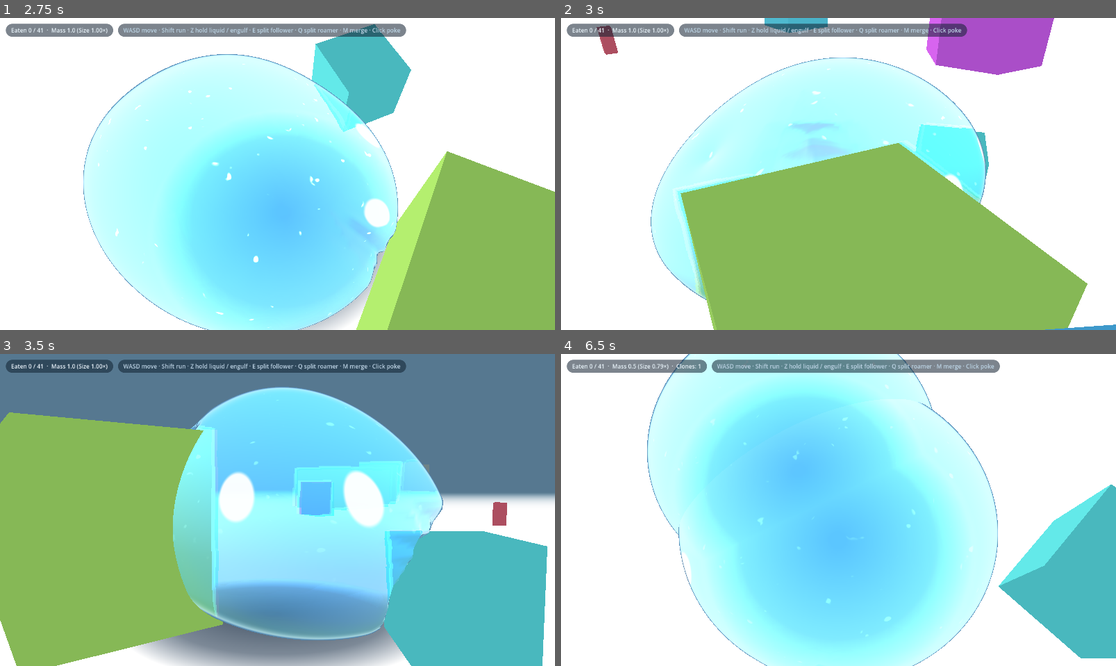
Above: before the commit, frames 1-4 (two rows, left to right).
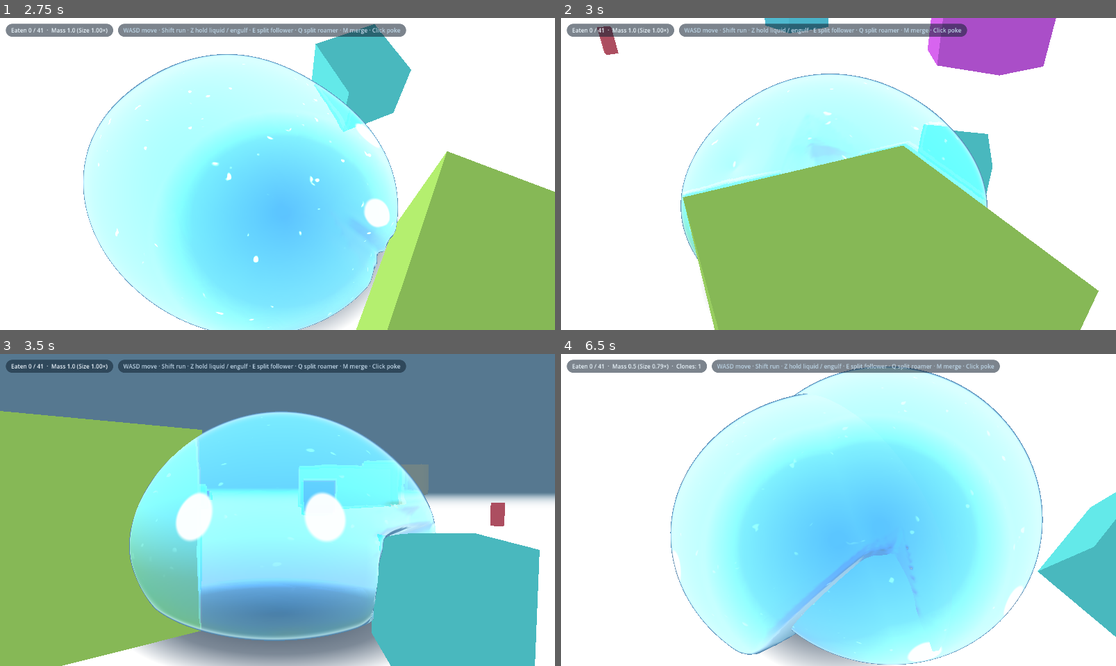
Above: after the commit, the same moments.

Repository: EN-rain/how-to-live-as-a-slime
Game: Godot game, scene res://scenes/main.tscn
The game is run twice, just before and just after one commit, with the same random seed, the same clock (stepped at 60 frames per second) and the same inputs.
Inputs (mouse positions are in pixels of both pictures, inside the frame that each line leads up to):
- Up to frame 1 (2.75 s): tap Enter (ui_accept) at 0.5, 0.77, 1.07 s; move the mouse to (399, 158) at 0.52 s; hold D (move_right) 0.53-1.25 s; hold M (merge_clones) 0.53-1.25 s; click (399, 158) at 0.67 s; drag from (166, 189) to (249, 236) at 1.27 s; move the mouse to (333, 105) at 2.02 s; hold D (move_right) from 2.03 s (still down); hold Shift (run) from 2.03 s (still down)
- Up to frame 2 (3 s): release D (move_right) at 2.75 s; release Shift (run) at 2.75 s; drag from (810, 236) to (672, 127) at 2.77 s
- Up to frame 3 (3.5 s): no input
- Up to frame 4 (6.5 s): move the mouse to (1005, 556) at 3.52 s; hold A (move_left) 3.53-4.25 s; hold E (split_follow) 3.53-4.25 s; tap Enter (ui_accept) at 3.77, 4.07, 5 s; drag from (672, 463) to (755, 432) at 4.27 s; move the mouse to (866, 510) at 5.02 s; hold S (move_back) 5.03-5.75 s; hold Mouse wheel up (zoom_in) 5.03-5.75 s; click (866, 510) at 5.17 s; drag from (755, 432) to (727, 525) at 5.77 s

Frame 1 is identical in both runs. In frame 2, 8.4% of the frame differs, in the area x 6-100%, y 0-100%; in frame 3, 18%; in frame 4, 38%, in the area x 15-100%, y 0-100%.

Commit message:
fix(physics): resolve narrow corridor sticking, phantom collisions, and low clearance passage

Diff:
--- a/scripts/props.gd
+++ b/scripts/props.gd
@@ -71,6 +71,7 @@
 	var eater: Slime = null
 	var last_presser: Slime = null
 	var base_scale := Vector3.ONE
+	var is_static := false
 	var total_mass := 0.0
 	var absorbed_mass := 0.0
 
@@ -262,6 +263,7 @@
 		mi.position = gate_pos + Vector3(side * 0.85, floor_y + 1.6, 0.0)
 		_prop_root.add_child(mi)
 		p.mesh = mi
+		p.is_static = true
 		p.base_scale = mi.scale
 		props.append(p)
 
@@ -270,6 +272,7 @@
 	var roof_box := BoxMesh.new()
 	roof_box.size = Vector3(3.2, 0.6, 2.4)
 	var roof_prop := PropData.new()
+	roof_prop.is_static = true
 	roof_prop.radius = 2.8
 	roof_prop.fp = 2.8
 	roof_prop.shape = SHAPE_BOX
@@ -288,6 +291,7 @@
 		var leg_box := BoxMesh.new()
 		leg_box.size = Vector3(0.5, 0.75, 2.4)
 		var leg_p := PropData.new()
+		leg_p.is_static = true
 		leg_p.radius = 1.8
 		leg_p.fp = 1.8
 		leg_p.shape = SHAPE_BOX
@@ -383,6 +387,8 @@
 	var S := s.slime_scale
 	var highest_top := floor_y
 	var found_prop = null
+	var slime_bottom := sp.y - (s.height_per_scale * S)
+	var slime_top := slime_bottom + (2.0 * s.height_per_scale * S) * lerpf(1.0, s.liquid_height_ratio, s.liquid_amt)
 
 	for p in props:
 		if p.state != STATE_IDLE:
@@ -392,6 +398,11 @@
 		var dx := sp.x - m.position.x
 		var dz := sp.z - m.position.z
 		var top_y := m.position.y + he.y
+		var bottom_y := m.position.y - he.y
+
+		# If prop is elevated above the floor (roof/ceiling/bridge) and slime is under it, ignore
+		if bottom_y > floor_y + 0.15 and slime_top <= bottom_y + 0.2:
+			continue
 
 		# Check if slime is horizontally within the prop's top footprint
 		var in_footprint := false
@@ -400,16 +411,15 @@
 			var sn := sin(m.rotation.y)
 			var lx := absf(dx * c + dz * sn)
 			var lz := absf(-dx * sn + dz * c)
-			in_footprint = (lx <= he.x * 1.15 and lz <= he.z * 1.15)
+			in_footprint = (lx <= he.x * 1.05 and lz <= he.z * 1.05)
 		else:
 			var d := Vector2(dx, dz).length()
 			var sup := _poly_support(p, dx / maxf(d, 1e-4), dz / maxf(d, 1e-4))
-			in_footprint = (d <= sup * 1.15)
+			in_footprint = (d <= sup * 1.05)
 
 		if in_footprint:
-			# If the slime's bottom is close to or above the top surface
-			var slime_bottom := sp.y - (s.height_per_scale * S * 0.5)
-			if slime_bottom >= top_y - (0.45 * S):
+			# Slime must actually be above or stepping onto the top surface
+			if slime_bottom >= top_y - (0.15 * S):
 				if top_y > highest_top:
 					highest_top = top_y
 					found_prop = p
@@ -437,7 +447,7 @@
 	for p in props:
 		if p.state != STATE_IDLE or p.radius < lim or p == s.ground_prop:
 			continue
-		var c: Variant = _solid_surface_point(p, sp, S, reach * 2.2, s)
+		var c: Variant = _solid_surface_point(p, sp, S, reach * 2.0, s)
 		if c != null:
 			pts.append(c)
 
@@ -445,6 +455,8 @@
 	var best_w := INF
 	var best_dir := Vector2.ZERO
 	var best_center := Vector2.ZERO
+	var best_dist := INF
+
 	for i in pts.size():
 		for j in range(i + 1, pts.size()):
 			var seg := pts[j] - pts[i]
@@ -455,21 +467,27 @@
 			if t < -0.35 or t > 1.35:
 				continue
 			var off := (spx - (pts[i] + seg * clampf(t, 0.0, 1.0))).length()
-			if off > reach * 1.8:
+			if off > reach * 2.0:
 				continue
 			best_w = w
 			best_dir = seg / w
 			best_center = (pts[i] + pts[j]) * 0.5
+			best_dist = off
 
 	var target := 1.0
 	if best_w < INF:
-		var fit := (best_w * 0.5 - 0.02 * S) / r_max
-		target = clampf(fit, effective_min_squeeze, 1.0)
+		var fit := clampf((best_w * 0.5 - 0.02 * S) / r_max, effective_min_squeeze, 1.0)
+		if fit < 1.0:
+			# Proximity squeeze: as slime approaches the gap, it smoothly tapers down to fit!
+			# Full squeeze reached when distance to gap is <= reach * 0.6 (~1.0m)
+			var prox := clampf(1.0 - (best_dist - reach * 0.6) / (reach * 1.4), 0.0, 1.0)
+			prox = prox * prox * (3.0 - 2.0 * prox)
+			target = lerpf(1.0, fit, prox)
 
 	var rate := squeeze_in_rate if target < s.squeeze_k else squeeze_out_rate
 	s.squeeze_k = clampf(s.squeeze_k + (target - s.squeeze_k) * (1.0 - exp(-rate * dt)), effective_min_squeeze, 1.0)
 
-	if target < 1.0:
+	if target < 0.98:
 		var d3 := Vector3(best_dir.x, 0.0, best_dir.y)
 		if d3.dot(s.sq_dir) < 0.0:
 			d3 = -d3
@@ -477,17 +495,16 @@
 
 		# Smooth funneling force: gently guide slime toward the gap centerline as it moves
 		var lateral_offset := (spx - best_center).dot(best_dir)
-		var flow_dir := Vector3(-best_dir.y, 0.0, best_dir.x)
-		var forward_motion := absf(s.velocity.dot(flow_dir))
-		if forward_motion > 0.05 and (spx - best_center).length() < reach * 2.0:
-			var align_factor := (1.0 - s.squeeze_k) * clampf(1.0 - absf(lateral_offset) / (reach * 1.5), 0.0, 1.0)
-			var funnel_push := -Vector3(best_dir.x, 0.0, best_dir.y) * lateral_offset * align_factor * 6.0 * dt
+		var to_gap := Vector3(best_center.x - sp.x, 0.0, best_center.y - sp.z)
+		var moving_toward := s.velocity.dot(to_gap) > 0.0 or to_gap.length() < reach * 0.6
+		if moving_toward and (spx - best_center).length() < reach * 1.6:
+			var align_factor := (1.0 - s.squeeze_k) * clampf(1.0 - absf(lateral_offset) / (reach * 1.2), 0.0, 1.0)
+			var funnel_push := -Vector3(best_dir.x, 0.0, best_dir.y) * lateral_offset * align_factor * 8.0 * dt
 			s.position += funnel_push
 
 	var squeeze_val := 1.0 - s.squeeze_k
 	s.set_shader_param("uSqueeze", squeeze_val)
 	s.set_shader_param("uSqueezeDir", s.sq_dir)
-
 
 func _solid_surface_point(p: PropData, sp: Vector3, S: float, reach: float, s: Slime) -> Variant:
 	var m := p.mesh
@@ -497,7 +514,8 @@
 	var d := maxf(Vector2(dx, dz).length(), 1e-4)
 	if d - Vector2(he.x, he.z).length() > reach:
 		return null
-	var slime_effective_top := floor_y + (sp.y + S - floor_y) * lerpf(1.0, s.liquid_height_ratio, s.liquid_amt)
+	var slime_bottom := sp.y - s.height_per_scale * S
+	var slime_effective_top := slime_bottom + (2.0 * s.height_per_scale * S) * lerpf(1.0, s.liquid_height_ratio, s.liquid_amt)
 	if maxf(m.position.y - he.y, floor_y) > minf(m.position.y + he.y, slime_effective_top):
 		return null
 
@@ -523,7 +541,7 @@
 	var edible_limit := base_limit * (1.5 if s.liquid_amt > 0.1 else 1.0)
 
 	for p in props:
-		if p.state != STATE_IDLE or p.radius >= edible_limit:
+		if p.state != STATE_IDLE or p.is_static or p.radius >= edible_limit:
 			continue
 		var m := p.mesh
 		var dx := m.position.x - sp.x
@@ -736,13 +754,13 @@
 				s.velocity = tangent * (vt_len + flow_boost)
 			else:
 				# Flat wall impact with viscous drag clinging
-				var squeeze_slip := s.squeeze_k * s.squeeze_k
-				var fr := (1.0 - exp(-6.0 * dt)) * squeeze_slip
+				var fr := (1.0 - exp(-6.0 * dt))
 				s.velocity = tangent * maxf(0.0, vt_len * (1.0 - fr))
 		else:
 			s.velocity = Vector3.ZERO
 
-		if vin > 0.6 and s.squeeze_k > 0.8 and s.time - c0.prop.hit_cd > 0.3:
+		# Only trigger impact poke/splat if hitting a flat wall in open space, NOT around corners or when squeezing
+		if vin > 0.6 and s.squeeze_k > 0.85 and c0.sharp < 0.2 and s.time - c0.prop.hit_cd > 0.3:
 			c0.prop.hit_cd = s.time
 			var sev := minf(1.0, pow(vin / 8.5, 0.9))
 			s.splat_v += sev * 28.0 * (1.0 + 0.5 * c0.sharp)
@@ -767,7 +785,8 @@
 	var base_y := m.position.y - he.y
 	var top_y := m.position.y + he.y
 	var y_lo := maxf(base_y, floor_y)
-	var slime_effective_top := sp.y + S * lerpf(1.0, s.liquid_height_ratio, s.liquid_amt)
+	var slime_bottom := sp.y - s.height_per_scale * S
+	var slime_effective_top := slime_bottom + (2.0 * s.height_per_scale * S) * lerpf(1.0, s.liquid_height_ratio, s.liquid_amt)
 	var y_hi := minf(top_y, slime_effective_top)
 	if y_hi < y_lo:
 		return null
@@ -779,7 +798,7 @@
 	var sharp := 0.0
 	var n := 5
 
-	# Elliptical directional support so squeezing matches the visible stretched mesh
+	# Directional ellipse axes
 	var sq_axis := s.sq_dir
 	var flow_axis := Vector3(-sq_axis.z, 0, sq_axis.x)
 
@@ -817,8 +836,10 @@
 		var p_gap := absf(unx * sq_axis.x + unz * sq_axis.z)
 		var p_flow := absf(unx * flow_axis.x + unz * flow_axis.z)
 		var r_gap := r * s.squeeze_k
-		var r_flow := r * (1.0 + 0.45 * (1.0 - s.squeeze_k))
-		var effective_r := sqrt(p_gap * p_gap * r_gap * r_gap + p_flow * p_flow * r_flow * r_flow)
+		var r_flow := r * (1.0 + 0.5 * (1.0 - s.squeeze_k))
+		# Exact ellipse radius in contact direction
+		var denom := sqrt((p_gap / maxf(r_gap, 0.01)) * (p_gap / maxf(r_gap, 0.01)) + (p_flow / maxf(r_flow, 0.01)) * (p_flow / maxf(r_flow, 0.01)))
+		var effective_r := 1.0 / maxf(denom, 1e-4)
 		c_r = effective_r
 
 		if dd < effective_r:
@@ -833,13 +854,23 @@
 				if px < pz:
 					ex = 1.0 if lx >= 0.0 else -1.0
 					ez = 0.0
-					pen = px + effective_r
+					pen = px + r_gap
 				else:
 					ex = 0.0
 					ez = 1.0 if lz >= 0.0 else -1.0
-					pen = pz + effective_r
+					pen = pz + r_flow
 			nx = ex * c + ez * sn
 			nz = -ex * sn + ez * c
+
+			# When squeezing, side walls and corners must not push backward along the corridor flow
+			if s.squeeze_k < 0.90:
+				var flow_proj := Vector3(nx, 0.0, nz).dot(flow_axis)
+				if flow_proj < 0.0:
+					var lateral_comp := Vector3(nx, 0.0, nz) - flow_axis * flow_proj
+					if lateral_comp.length_squared() > 1e-4:
+						var lat_norm := lateral_comp.normalized()
+						nx = lat_norm.x
+						nz = lat_norm.z
 	else:
 		var ux := -dx / d
 		var uz := -dz / d
@@ -857,13 +888,25 @@
 			var rs := _surf_r((y - sp.y) / S) * S + 0.06 * S
 			var p_gap := absf(ux * sq_axis.x + uz * sq_axis.z)
 			var p_flow := absf(ux * flow_axis.x + uz * flow_axis.z)
-			var eff_rs := sqrt(p_gap * p_gap * (rs * s.squeeze_k) * (rs * s.squeeze_k) + p_flow * p_flow * (rs * 1.3) * (rs * 1.3))
+			var r_gap := rs * s.squeeze_k
+			var r_flow := rs * (1.0 + 0.5 * (1.0 - s.squeeze_k))
+			var denom := sqrt((p_gap / maxf(r_gap, 0.01)) * (p_gap / maxf(r_gap, 0.01)) + (p_flow / maxf(r_flow, 0.01)) * (p_flow / maxf(r_flow, 0.01)))
+			var eff_rs := 1.0 / maxf(denom, 1e-4)
 			var reach := sup * (maxf(0.06, 1.0 - (y - base_y) / h) if p.shape == SHAPE_CONE else 1.0)
 			if eff_rs + reach - d > pen:
 				pen = eff_rs + reach - d
 				c_r = eff_rs
 		nx = ux
 		nz = uz
+
+		if s.squeeze_k < 0.90:
+			var flow_proj := Vector3(nx, 0.0, nz).dot(flow_axis)
+			if flow_proj < 0.0:
+				var lateral_comp := Vector3(nx, 0.0, nz) - flow_axis * flow_proj
+				if lateral_comp.length_squared() > 1e-4:
+					var lat_norm := lateral_comp.normalized()
+					nx = lat_norm.x
+					nz = lat_norm.z
 
 	if pen <= 0.0:
 		return null
@@ -875,6 +918,7 @@
 	ci.c_r = c_r
 	ci.sharp = sharp
 	return ci
+
 
 func _calc_prop_penetration(s: Slime, p: PropData, c_r: float) -> float:
 	var sp := s.position
@@ -896,7 +940,6 @@
 		var d := maxf(Vector2(dx, dz).length(), 1e-4)
 		var sup := _poly_support(p, -dx / d, -dz / d)
 		return maxf(0.0, c_r + sup - d)
-
 
 func _update_slime_splat(s: Slime, dt: float) -> void:
 	var since := s.time - s.touch_time
--- a/scripts/slime.gd
+++ b/scripts/slime.gd
@@ -588,7 +588,7 @@
 		var puddle_radius := 1.8 * S * 1.85
 
 		# 1. If standing on top of a prop AND the puddle fully covers it horizontally
-		if ground_prop != null and ground_prop.state == 0:
+		if ground_prop != null and ground_prop.state == 0 and not ground_prop.get("is_static") and ground_prop.radius < 1.8 * S * 0.75 * 1.5:
 			var gm: MeshInstance3D = ground_prop.mesh
 			if gm != null:
 				var ghe: Vector3 = ground_prop.half * gm.scale.x
@@ -601,7 +601,7 @@
 			# 2. Check all props to see if the slime is covering or directly over one
 			var best_score := -INF
 			for p in props.props:
-				if p.state != 0:
+				if p.state != 0 or p.get("is_static") or p.radius >= 1.8 * S * 0.75 * 1.5:
 					continue
 				var m: MeshInstance3D = p.mesh
 				if m == null:
